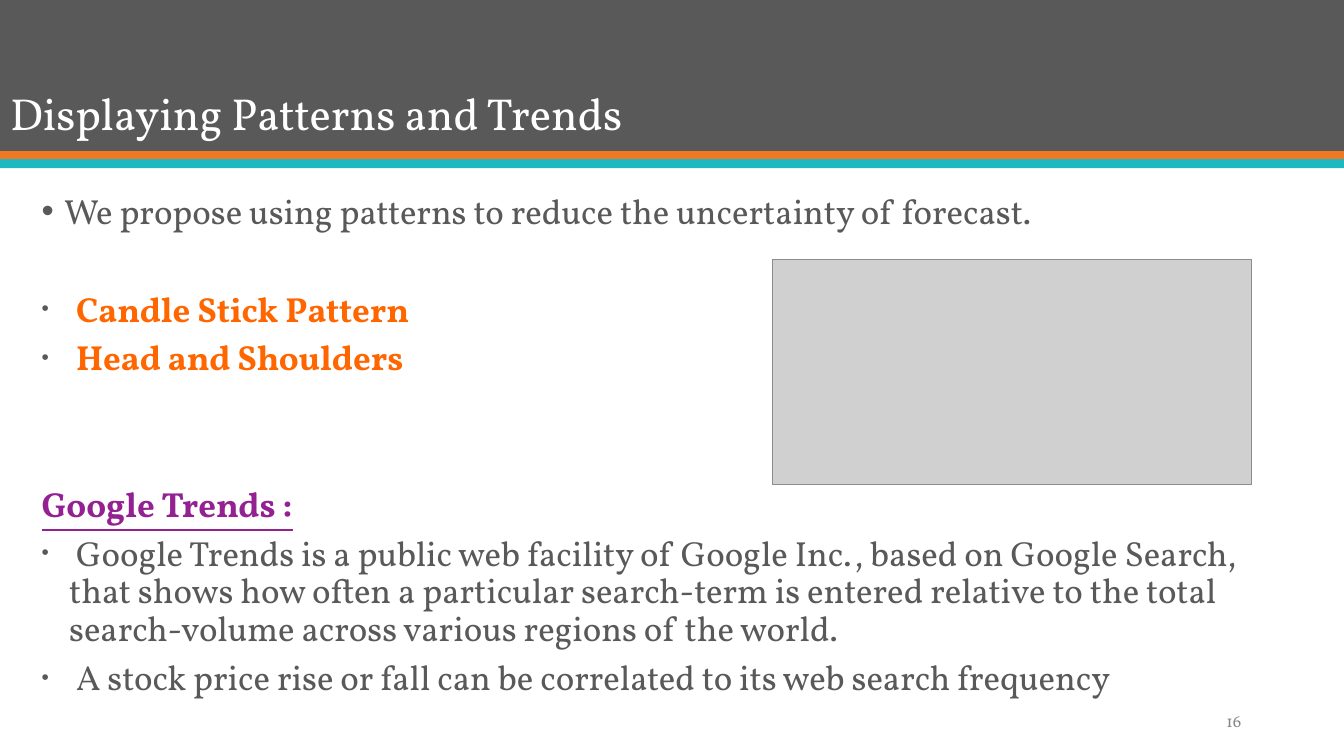
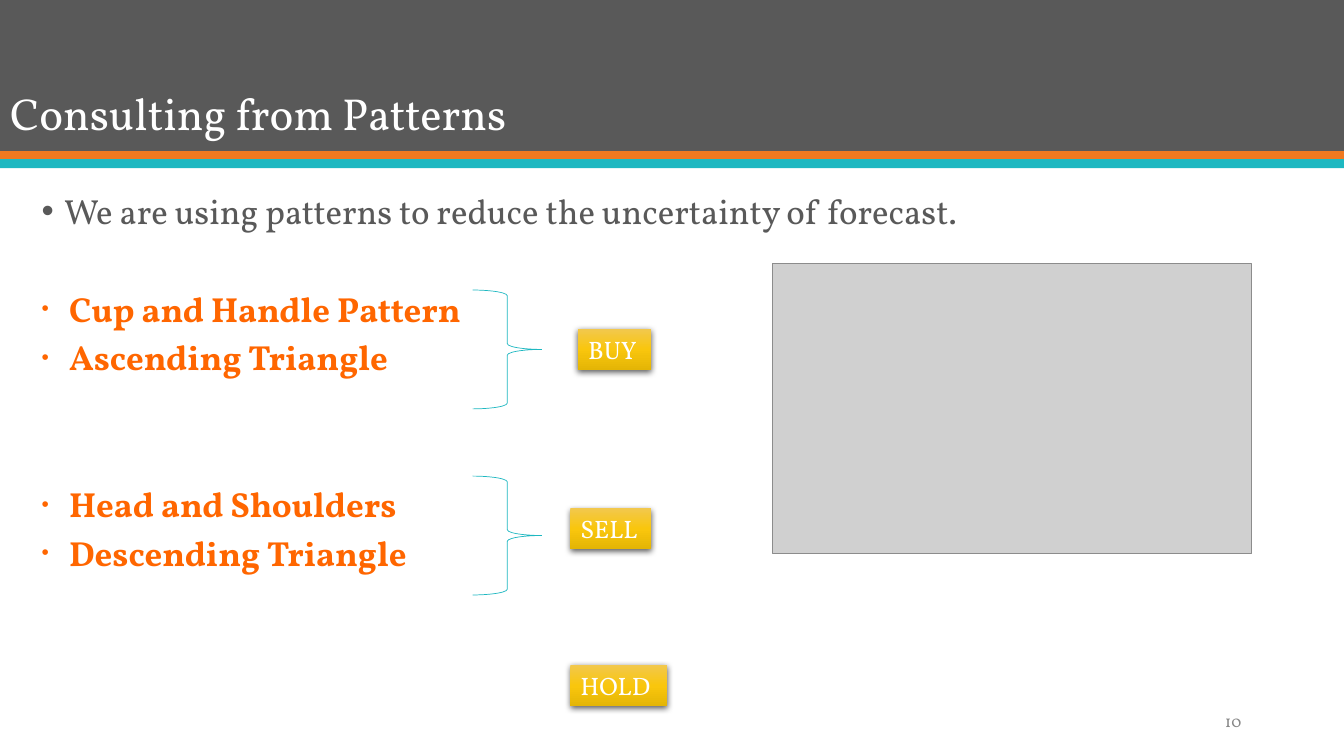
Before and after one commit to mJaiswal/Stock-Market-Prediction-Project, a slide deck: slide 10 of All Documentation/Presentations/Group 13 - ECE 568 - Final Project Preliminary Presentation.pptx (slide 16 before the commit). Drawn at 1344x756 pixels with LibreOffice and Linux fonts; fonts in the diff are those of the drawing; grey boxes stand for pictures. Boxes give left, top, right and bottom in pixels: in the first picture for what was removed or moved away, otherwise in the second. Text is boxed around its words. In the diff, an @@ line names an element or a change of style, - is before the commit and + after.

```diff
--- a/All Documentation/Presentations/Group 13 - ECE 568 - Final Project Preliminary Presentation.pptx
+++ b/All Documentation/Presentations/Group 13 - ECE 568 - Final Project Preliminary Presentation.pptx
@@ title at [10,98,506,141]: text changed @@
-Displaying Patterns and Trends
+Consulting from Patterns
@@ text at [64,199,957,379]: text changed @@
-• We propose using patterns to reduce the uncertainty of forecast.
-• Candle Stick Pattern
+• We are using patterns to reduce the uncertainty of forecast.
+• Cup and Handle Pattern
+• Ascending Triangle
@@ picture: place and size @@
-picture at [773,260,1252,485]
+picture at [773,264,1252,555]
@@ right brace added at [473,290,542,409], outline #1EB8C1 0.5 pt @@
@@ rectangle added at [579,330,651,370], fill gradient #F3C84E to #FAC70E to #E5B506, 18 pt, text #FFFFFF @@
+BUY
@@ right brace added at [473,476,542,595], outline #1EB8C1 0.5 pt @@
@@ rectangle added at [571,508,651,548], fill gradient #F3C84E to #FAC70E to #E5B506, 18 pt, text #FFFFFF @@
+SELL
@@ text at [69,541,407,575]: text changed; text colour #595959 to #FF6600; bold on @@
-Google Trends :
-• Google Trends is a public web facility of Google Inc., based on Google Search, that shows how often a particular search-term is entered relative to the total search-volume across various regions of the world.
-• A stock price rise or fall can be correlated to its web search frequency
+• Descending Triangle
@@ rectangle added at [571,665,667,706], fill gradient #F3C84E to #FAC70E to #E5B506, 18 pt, text #FFFFFF @@
+HOLD
@@ page number at [1225,718,1242,727]: text changed @@
-16
+10
```
Also in this commit, not shown: 8 other slides changed, 2 slides added, 11 slides removed, 1 other file.
